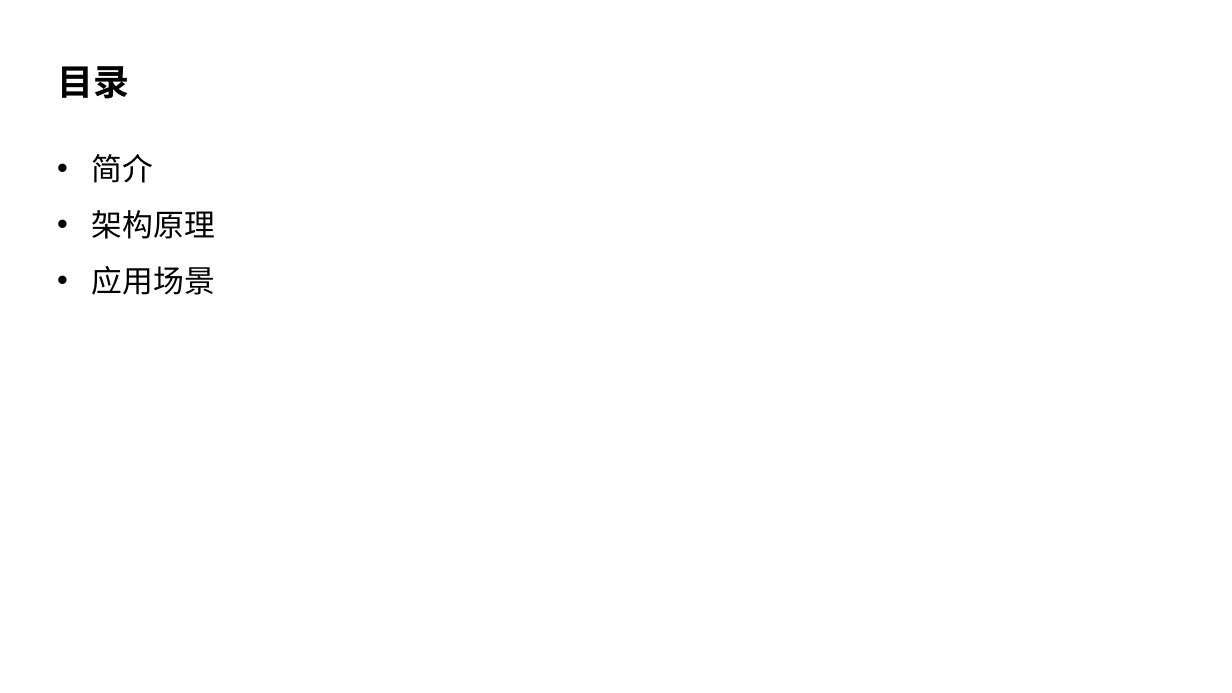
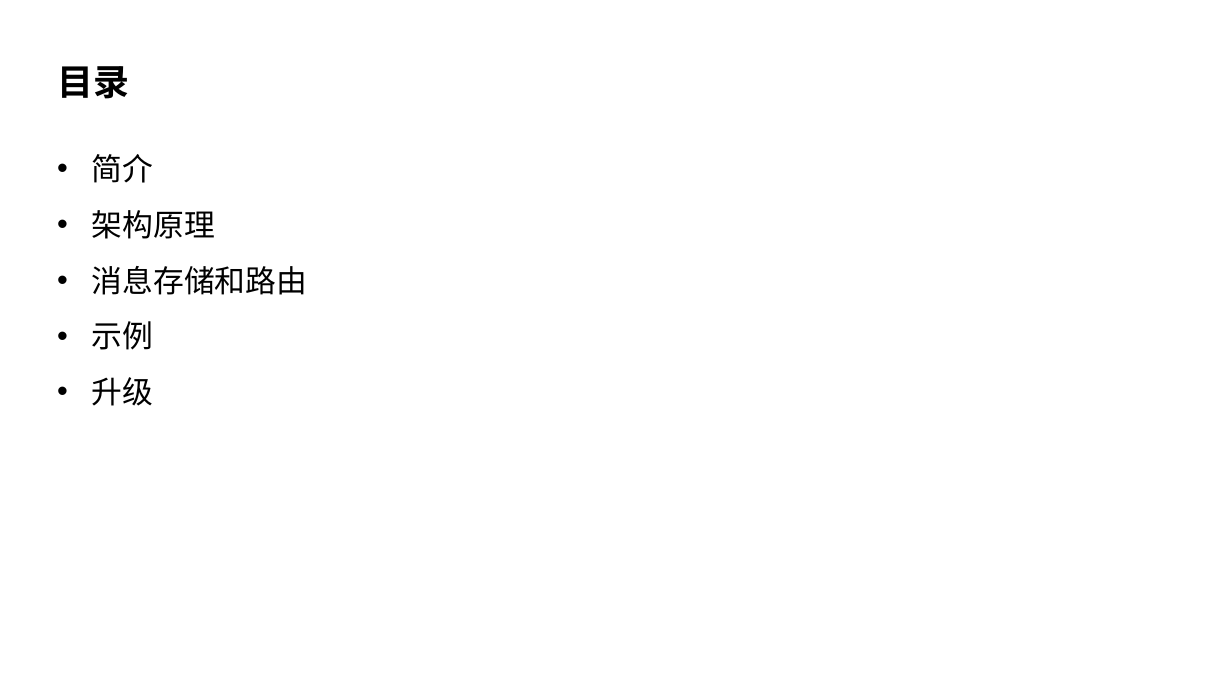
Before and after one commit to yintaoxue/ruogu, a slide deck: slide 2 of article/2016-08-03-kafka-intro.pptx. Drawn at 1232x693 pixels with LibreOffice and Linux fonts; fonts in the diff are those of the drawing; background and template pictures are left out. Boxes give left, top, right and bottom in pixels: in the first picture for what was removed or moved away, otherwise in the second. Text is boxed around its words. In the diff, an @@ line names an element or a change of style, - is before the commit and + after.

```diff
--- a/article/2016-08-03-kafka-intro.pptx
+++ b/article/2016-08-03-kafka-intro.pptx
@@ text at (92, 266, 308, 406): text changed @@
-• 应用场景
+• 消息存储和路由
+• 示例
+• 升级
```
Also in this commit, not shown: 4 other slides changed, 9 slides added, 22 slides removed, 5 other files.
